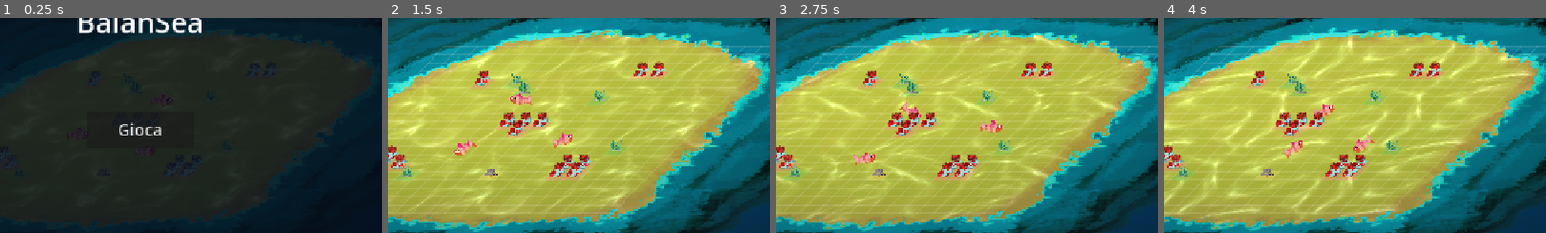
Above: before the commit, frames 1-4 (left to right).
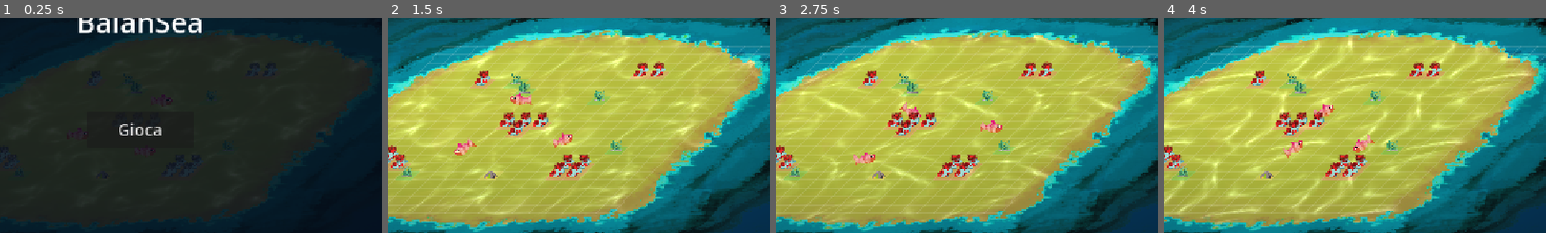
Above: after the commit, the same moments.

Repository: TakFog/rgj2026
Game: Godot game, scene res://main/main.tscn
The game is run twice, just before and just after one commit, with the same random seed, the same clock (stepped at 60 frames per second) and the same inputs. Sound files missing from this copy of the repository are replaced by a short silence.
Inputs:
- Up to frame 1 (0.25 s): no input
- Up to frame 2 (1.5 s): click "Gioca" at 0.5 s; click "Coral single" at 1.25 s
- Up to frame 3 (2.75 s): click "Coral single" at 2 s
- Up to frame 4 (4 s): click "Coral tee" at 2.75 s; click "Nest" at 3.5 s
The pictures show only the part of the screen within x 32-82%, y 24-74%; the shares and areas given below are measured in that part.

The runs differ from the first frame. In frame 1, less than 0.1% of the frame differs, in the area x 27-28%, y 73-74%; in frame 2, 0.1%, in the area x 25-29%, y 70-75%; in frame 3, 0.1%; in frame 4, 0.1%.

Commit message:
Centre the nest on its base cell
The nest sprite was anchored by its foot at the cell centre, which left the wide full-nest art hanging above its yellow footprint. Centre the texture on the cell instead, while keeping the measured foot row so the empty and full textures still share the same base.

Diff:
--- a/entities/nest/nest.gd
+++ b/entities/nest/nest.gd
@@ -13,8 +13,8 @@
 ## Empty nests still use temporary art; the full nest is the designer's sprite.
 const EMPTY_TEXTURE := preload("res://assets/sprites/temp/nest_empty.png")
 const EGGS_TEXTURE := preload("res://assets/sprites/nest_eggs.png")
-## Row (texture px, measured on the art) where each nest touches the ground:
-## it is placed on the cell centre so the nest sits on its tile.
+## Row (texture px, measured on the art) where each nest touches the ground.
+## Used to keep the base consistent when the state swaps the texture.
 const EMPTY_FOOT_Y := 165.0
 const EGGS_FOOT_Y := 158.0
 ## Height every nest texture is drawn at, in grid cells. Textures can have
@@ -71,7 +71,12 @@
 	_sprite.texture = EGGS_TEXTURE if eggs else EMPTY_TEXTURE
 	var world_height := Game.grid.cell_size * SPRITE_HEIGHT_CELLS * Game.VIEW_SETTINGS.pixels_per_unit
 	_sprite.scale = Vector2.ONE * world_height / _sprite.texture.get_height()
-	_sprite.offset = Vector2(0.0, _sprite.texture.get_height() * 0.5 - (EGGS_FOOT_Y if eggs else EMPTY_FOOT_Y))
+	var foot_y := EGGS_FOOT_Y if eggs else EMPTY_FOOT_Y
+	var half_height := _sprite.texture.get_height() * 0.5
+	_sprite.offset = Vector2(0.0, half_height - foot_y)
+	# Centre the texture on the base cell, so the nest sits on the footprint
+	# instead of hanging above it with only the cell centre under its base.
+	_sprite.position = Vector2(0.0, (foot_y - half_height) * _sprite.scale.y)
 
 
 func is_empty() -> bool:
